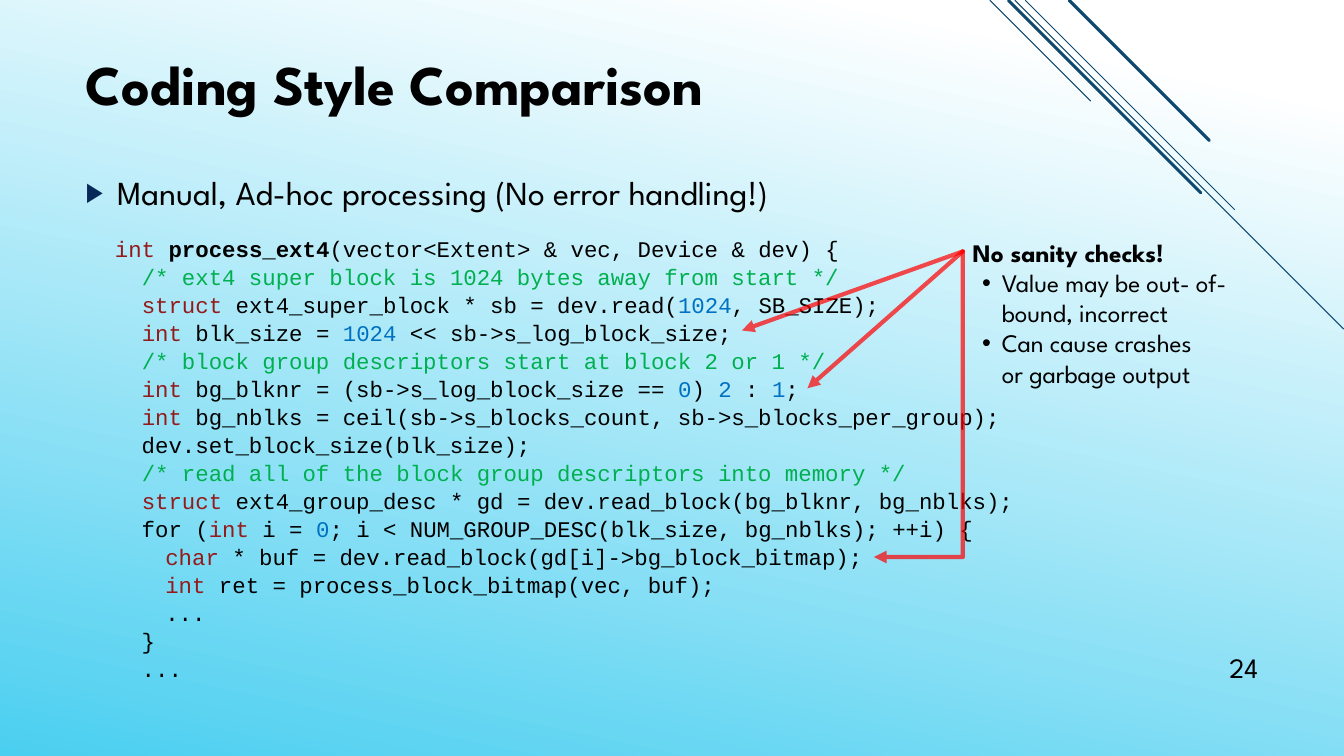
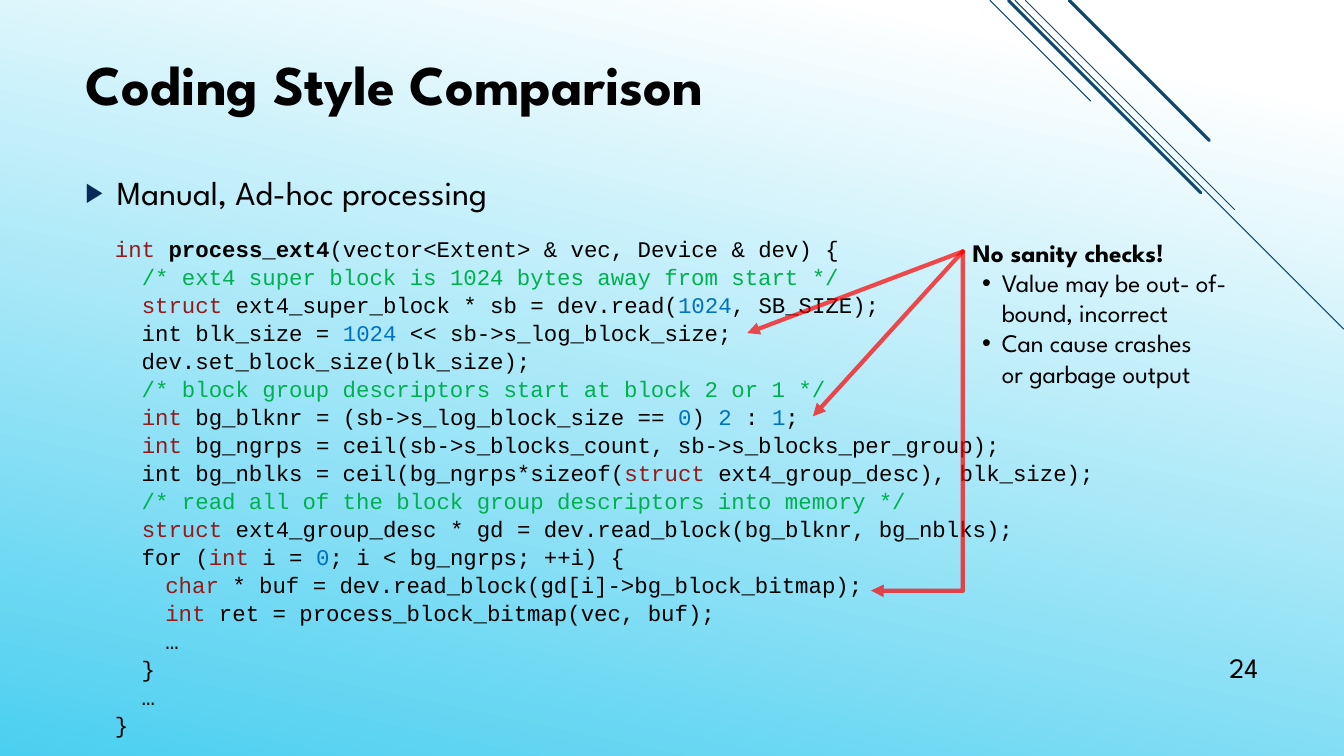
Before and after one commit to jacksun007/spiffy-paper, a slide deck: slide 24 of talk/spiffy_talk.pptx. Drawn at 1344x756 pixels with LibreOffice and Linux fonts; fonts in the diff are those of the drawing. Boxes give left, top, right and bottom in pixels: in the first picture for what was removed or moved away, otherwise in the second. Text is boxed around its words. In the diff, an @@ line names an element or a change of style, - is before the commit and + after.

```diff
--- a/talk/spiffy_talk.pptx
+++ b/talk/spiffy_talk.pptx
@@ text at <box>117,182,487,213</box>: text changed @@
-▶ Manual, Ad-hoc processing (No error handling!)
+▶ Manual, Ad-hoc processing
@@ text at <box>115,241,1094,626</box>: text changed @@
-...
+…
@@ text at <box>115,241,1094,626</box>: text changed @@
-...
+…
+}
@@ arrow moved from (963, 251) - (742, 331) to (963, 251) - (747, 333) @@
@@ arrow moved from (963, 251) - (808, 388) to (963, 251) - (814, 416) @@
@@ elbow arrow moved from (963, 251) - (874, 558) to (963, 251) - (871, 591) @@
@@ text at <box>142,325,731,346</box>: text colour #941A1B to #000000 in "int" @@
@@ text at <box>142,353,531,374</box>: paragraph added @@
+dev.set_block_size(blk_size);
@@ text at <box>142,437,1094,488</box>: text changed @@
-int bg_nblks = ceil(sb->s_blocks_count, sb->s_blocks_per_group);
-dev.set_block_size(blk_size);
+int bg_ngrps = ceil(sb->s_blocks_count, sb->s_blocks_per_group);
+int bg_nblks = ceil(bg_ngrps*sizeof(struct ext4_group_desc), blk_size);
@@ text at <box>142,549,598,570</box>: text changed @@
-for (int i = 0; i < NUM_GROUP_DESC(blk_size, bg_nblks); ++i) {
+for (int i = 0; i < bg_ngrps; ++i) {
```
Also in this commit, not shown: 22 other slides changed, 1 slide added, 1 slide removed, 1 other file.
